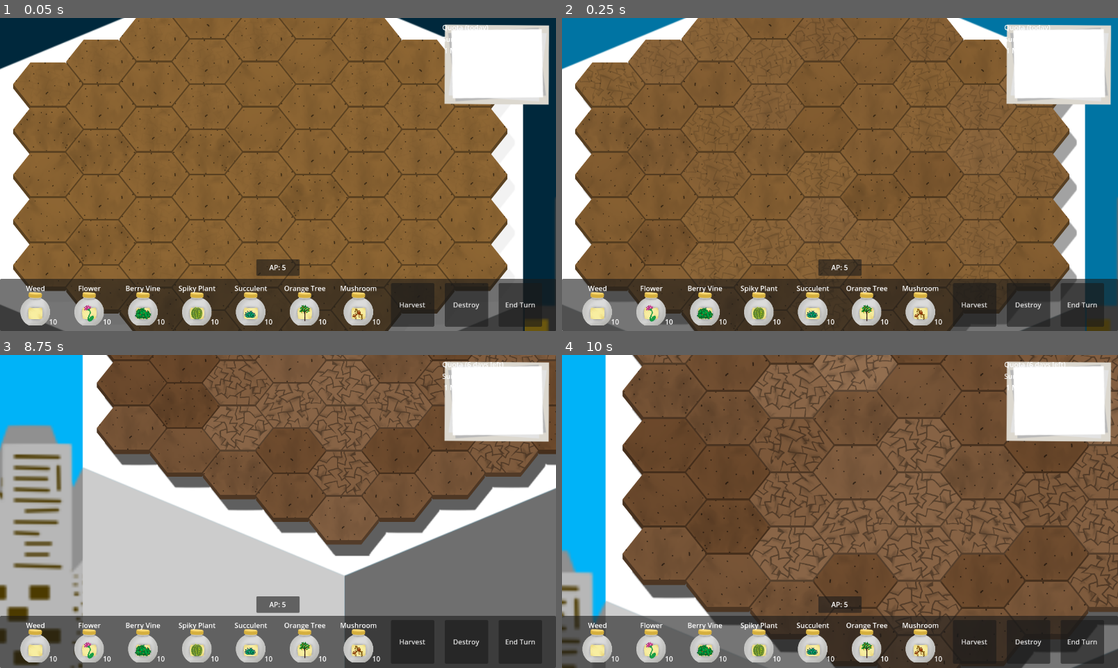
Above: before the commit, frames 1-4 (two rows, left to right).
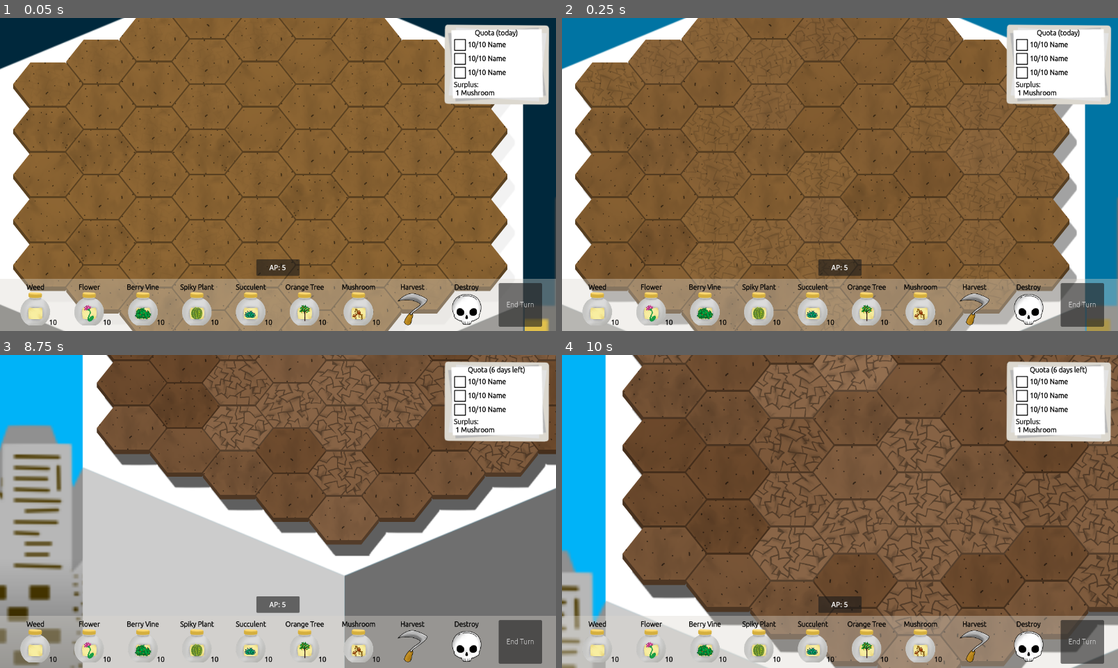
Above: after the commit, the same moments.

Repository: CiaranWoodward/LD54
Game: Godot game, scene res://Level.tscn
Two runs of this game, one before a commit and one after it. Both use one fixed random seed, a clock stepped at 60 frames per second and the inputs below. The engine's default icon, where the game draws it, is replaced by a stand-in: a white triangle on a blue panel in a dark square.
Inputs (mouse positions are in pixels of both pictures, inside the frame that each line leads up to):
- Up to frame 1 (0.05 s): no input
- Up to frame 2 (0.25 s): no input
- Up to frame 3 (8.75 s): click (33, 642) at 0.52 s; click (411, 642) at 1.25 s, where only the run before the commit has a clickable "Harvest"; click (467, 642) at 2 s, where only the run before the commit has a clickable "Destroy"; click "End Turn" at 2.75 s; move the mouse to (400, 495) at 3.52 s; hold Right (ui_right) 3.53-4.25 s; click (400, 495) at 3.6 s; drag from (166, 527) to (250, 574) at 4.27 s; move the mouse to (333, 442) at 5.02 s; hold Right (ui_right) 5.03-5.75 s; hold Mouse wheel up (zoom_out) 5.03-5.75 s; tap Enter at 5.75, 8 s; drag from (250, 574) to (111, 464) at 5.77 s; tap Space at 6.5 s; move the mouse to (444, 558) at 6.52 s; hold Left (ui_left) 6.53-7.25 s; hold Mouse wheel down (zoom_in) 6.53-7.25 s; drag from (111, 464) to (194, 433) at 7.27 s; move the mouse to (305, 511) at 8.02 s; hold Down (ui_down) from 8.03 s (still down); click (305, 511) at 8.1 s
- Up to frame 4 (10 s): release Down (ui_down) at 8.75 s; drag from (756, 433) to (728, 527) at 8.77 s; tap Space at 9.5 s; move the mouse to (962, 495) at 9.52 s; hold Up (ui_up) from 9.53 s (still down); hold Mouse wheel up (zoom_out) from 9.53 s (still down)

The runs differ from the first frame. In frame 1, 14% of the frame differs, in the area x 0-100%, y 2-100%; in frame 2, 14%; in frame 3, 15%; in frame 4, 14%.

Commit message:
added ui icons and started hotbar work

Diff:
--- a/Level.tscn
+++ b/Level.tscn
@@ -31,8 +31,19 @@
 }
 point_count = 11
 
+[sub_resource type="Gradient" id="Gradient_36jqf"]
+colors = PackedColorArray(0.800491, 0.800491, 0.800491, 0.454902, 0.784314, 0.784314, 0.784314, 0.741176)
+
 [sub_resource type="Gradient" id="Gradient_70mnh"]
-colors = PackedColorArray(1, 1, 1, 0.894118, 0.783523, 0.783523, 0.783523, 0.937255)
+colors = PackedColorArray(1, 1, 1, 0.333333, 0.784314, 0.784314, 0.784314, 0.741176)
+
+[sub_resource type="Gradient" id="Gradient_4j52l"]
+offsets = PackedFloat32Array(0.345455, 1)
+colors = PackedColorArray(0, 0, 0, 1, 0, 0, 0, 0)
+
+[sub_resource type="GradientTexture2D" id="GradientTexture2D_5mf5x"]
+gradient = SubResource("Gradient_4j52l")
+fill_from = Vector2(1, 1)
 
 [sub_resource type="TileSetAtlasSource" id="TileSetAtlasSource_golho"]
 texture = ExtResource("1_k5ldj")
@@ -423,32 +434,51 @@
 texture = ExtResource("4_m4jxg")
 
 [node name="Clouds" type="CPUParticles2D" parent="Sky"]
-position = Vector2(0, 530)
-lifetime = 22.0
+position = Vector2(760, 530)
+lifetime = 60.0
+preprocess = 10.0
 texture = ExtResource("5_jlk0o")
 emission_shape = 3
 emission_rect_extents = Vector2(1, 500)
 spread = 0.0
 gravity = Vector2(0, 0)
-initial_velocity_min = 200.0
-initial_velocity_max = 400.0
+initial_velocity_min = 50.0
+initial_velocity_max = 200.0
 scale_amount_min = 0.8
-scale_amount_max = 2.0
-color_initial_ramp = SubResource("Gradient_70mnh")
+scale_amount_max = 1.5
+color_initial_ramp = SubResource("Gradient_36jqf")
 
 [node name="Clouds2" type="CPUParticles2D" parent="Sky"]
-position = Vector2(0, 803)
-lifetime = 22.0
+position = Vector2(760, 803)
+amount = 4
+lifetime = 60.0
+preprocess = 10.0
 texture = ExtResource("6_0eb5p")
 emission_shape = 3
 emission_rect_extents = Vector2(1, 500)
 spread = 0.0
 gravity = Vector2(0, 0)
-initial_velocity_min = 200.0
-initial_velocity_max = 400.0
+initial_velocity_min = 50.0
+initial_velocity_max = 200.0
 scale_amount_min = 0.8
 scale_amount_max = 2.0
 color_initial_ramp = SubResource("Gradient_70mnh")
+
+[node name="TextureRect" type="TextureRect" parent="Sky"]
+z_index = 6
+custom_minimum_size = Vector2(6000, 1000)
+layout_mode = 1
+anchors_preset = 7
+anchor_left = 0.5
+anchor_top = 1.0
+anchor_right = 0.5
+anchor_bottom = 1.0
+offset_left = -20.0
+offset_top = -40.0
+offset_right = 20.0
+grow_horizontal = 2
+grow_vertical = 0
+texture = SubResource("GradientTexture2D_5mf5x")
 
 [node name="Pillar" type="Node2D" parent="."]
 z_index = -20
--- a/UI/HUD.tscn
+++ b/UI/HUD.tscn
@@ -10,11 +10,13 @@
 [ext_resource type="Script" path="res://UI/Quotas.gd" id="8_dhiuq"]
 [ext_resource type="Script" path="res://UI/Title.gd" id="8_v41g0"]
 [ext_resource type="Texture2D" uid="uid://d4ft2n5exr3f4" path="res://Graphics/Background/Quota0000.png" id="10_xmqyb"]
+[ext_resource type="PackedScene" uid="uid://d3fk3e8hi32jv" path="res://UI/quota_item.tscn" id="11_40ugx"]
 
 [node name="HUD" type="CanvasLayer"]
 script = ExtResource("1_xlc34")
 
 [node name="ActionPanel" type="PanelContainer" parent="."]
+self_modulate = Color(0.858824, 0.843137, 0.807843, 0.368627)
 anchors_preset = 12
 anchor_top = 1.0
 anchor_right = 1.0
@@ -95,6 +97,7 @@
 offset_bottom = 208.0
 grow_horizontal = 0
 size_flags_vertical = 0
+theme = ExtResource("1_bdcb7")
 
 [node name="NinePatchRect" type="NinePatchRect" parent="PanelContainer"]
 layout_mode = 2
@@ -105,12 +108,34 @@
 patch_margin_right = 27
 patch_margin_bottom = 30
 
-[node name="Quotas" type="VBoxContainer" parent="PanelContainer"]
+[node name="MarginContainer" type="MarginContainer" parent="PanelContainer/NinePatchRect"]
+layout_mode = 1
+anchors_preset = 15
+anchor_right = 1.0
+anchor_bottom = 1.0
+offset_left = 27.0
+offset_top = 21.0
+offset_right = -28.0
+offset_bottom = -33.0
+grow_horizontal = 2
+grow_vertical = 2
+
+[node name="Quotas" type="VBoxContainer" parent="PanelContainer/NinePatchRect/MarginContainer"]
 layout_mode = 2
 script = ExtResource("8_dhiuq")
 
-[node name="Title" type="Label" parent="PanelContainer/Quotas"]
+[node name="Title" type="Label" parent="PanelContainer/NinePatchRect/MarginContainer/Quotas"]
 layout_mode = 2
 size_flags_vertical = 0
 text = "Quota (placeholder)"
+horizontal_alignment = 1
 script = ExtResource("8_v41g0")
+
+[node name="QuotaItem" parent="PanelContainer/NinePatchRect/MarginContainer/Quotas" instance=ExtResource("11_40ugx")]
+layout_mode = 2
+
+[node name="QuotaItem2" parent="PanelContainer/NinePatchRect/MarginContainer/Quotas" instance=ExtResource("11_40ugx")]
+layout_mode = 2
+
+[node name="QuotaItem3" parent="PanelContainer/NinePatchRect/MarginContainer/Quotas" instance=ExtResource("11_40ugx")]
+layout_mode = 2
--- a/UI/UI_Theme.tres
+++ b/UI/UI_Theme.tres
@@ -1,11 +1,29 @@
-[gd_resource type="Theme" load_steps=3 format=3 uid="uid://cvly3s1h4xk6r"]
+[gd_resource type="Theme" load_steps=5 format=3 uid="uid://cvly3s1h4xk6r"]
+
+[ext_resource type="FontFile" uid="uid://biop3j758m626" path="res://UI/Fonts/Ubuntu-Light.ttf" id="1_ldo4u"]
 
 [sub_resource type="StyleBoxEmpty" id="StyleBoxEmpty_4uf24"]
 
 [sub_resource type="StyleBoxFlat" id="StyleBoxFlat_36w7s"]
 bg_color = Color(0.52549, 0.541176, 0.992157, 1)
 
+[sub_resource type="StyleBoxFlat" id="StyleBoxFlat_8aq15"]
+bg_color = Color(1, 1, 1, 1)
+
 [resource]
+default_font = ExtResource("1_ldo4u")
 Button/constants/h_separation = 12
 Button/styles/focus = SubResource("StyleBoxEmpty_4uf24")
 Button/styles/hover = SubResource("StyleBoxFlat_36w7s")
+Label/colors/font_color = Color(0, 0, 0, 1)
+Label/colors/font_outline_color = Color(0, 0, 0, 1)
+Label/colors/font_shadow_color = Color(0, 0, 0, 1)
+Label/constants/line_spacing = 0
+Label/constants/outline_size = 1
+Label/constants/shadow_offset_x = 0
+Label/constants/shadow_offset_y = 0
+Label/constants/shadow_outline_size = 0
+Label/font_sizes/font_size = 16
+Label/fonts/font = ExtResource("1_ldo4u")
+Label/styles/normal = null
+PanelContainer/styles/panel = SubResource("StyleBoxFlat_8aq15")
--- a/UI/checkbox.tscn
+++ b/UI/checkbox.tscn
@@ -1,4 +1,93 @@
-[gd_scene format=3 uid="uid://dj6pwf4pbg3ar"]
+[gd_scene load_steps=16 format=3 uid="uid://dj6pwf4pbg3ar"]
+
+[ext_resource type="Texture2D" uid="uid://bjufao3kl0xpj" path="res://Graphics/Icons/Tick0000.png" id="1_bnpe6"]
+[ext_resource type="Texture2D" uid="uid://oi66d81nyxpu" path="res://Graphics/Icons/Tick0001.png" id="2_3tlxw"]
+[ext_resource type="Texture2D" uid="uid://c7ldv8hfrcdf8" path="res://Graphics/Icons/Tick0002.png" id="3_u8fw4"]
+[ext_resource type="Texture2D" uid="uid://pxaobfwl63xp" path="res://Graphics/Icons/Tick0003.png" id="4_jhm37"]
+[ext_resource type="Texture2D" uid="uid://buejconpfk8ti" path="res://Graphics/Icons/Tick0004.png" id="5_cph8k"]
+[ext_resource type="Texture2D" uid="uid://bqntquc0x3a2v" path="res://Graphics/Icons/Tick0005.png" id="6_e27hs"]
+[ext_resource type="Texture2D" uid="uid://bmvn81vvf68of" path="res://Graphics/Icons/Tick0006.png" id="7_let8e"]
+[ext_resource type="Texture2D" uid="uid://dbhc5mtfjt2hr" path="res://Graphics/Icons/Tick0007.png" id="8_cun66"]
+[ext_resource type="Texture2D" uid="uid://dbc0ethx1ibfe" path="res://Graphics/Icons/Tick0008.png" id="9_k2x73"]
+[ext_resource type="Texture2D" uid="uid://cu10sgcou52hn" path="res://Graphics/Icons/Tick0009.png" id="10_853ld"]
+[ext_resource type="Texture2D" uid="uid://dru0ei3qa6xiy" path="res://Graphics/Icons/Tick0010.png" id="11_7fehk"]
+
+[sub_resource type="SpriteFrames" id="SpriteFrames_jpbtj"]
+animations = [{
+"frames": [{
+"duration": 1.0,
+"texture": ExtResource("1_bnpe6")
+}, {
+"duration": 1.0,
+"texture": ExtResource("2_3tlxw")
+}, {
+"duration": 1.0,
+"texture": ExtResource("3_u8fw4")
+}, {
+"duration": 1.0,
+"texture": ExtResource("4_jhm37")
+}, {
+"duration": 1.0,
+"texture": ExtResource("5_cph8k")
+}, {
+"duration": 1.0,
+"texture": ExtResource("6_e27hs")
+}, {
+"duration": 1.0,
+"texture": ExtResource("7_let8e")
+}, {
+"duration": 1.0,
+"texture": ExtResource("8_cun66")
+}, {
+"duration": 1.0,
+"texture": ExtResource("9_k2x73")
+}, {
+"duration": 1.0,
+"texture": ExtResource("10_853ld")
+}, {
+"duration": 1.0,
+"texture": ExtResource("11_7fehk")
+}],
+"loop": true,
+"name": &"default",
+"speed": 5.0
+}]
+
+[sub_resource type="Animation" id="Animation_tx1pl"]
+resource_name = "Tick"
+tracks/0/type = "value"
+tracks/0/imported = false
+tracks/0/enabled = true
+tracks/0/path = NodePath("Tickbox:frame")
+tracks/0/interp = 1
+tracks/0/loop_wrap = true
+tracks/0/keys = {
+"times": PackedFloat32Array(0, 0.1, 0.2, 0.3, 0.4, 0.5, 0.6, 0.7, 0.8, 0.9, 1),
+"transitions": PackedFloat32Array(1, 1, 1, 1, 1, 1, 1, 1, 1, 1, 1),
+"update": 1,
+"values": [0, 1, 2, 3, 4, 5, 6, 7, 8, 9, 10]
+}
+
+[sub_resource type="Animation" id="Animation_0p6r4"]
+length = 0.001
+tracks/0/type = "value"
+tracks/0/imported = false
+tracks/0/enabled = true
+tracks/0/path = NodePath("Tickbox:frame")
+tracks/0/interp = 1
+tracks/0/loop_wrap = true
+tracks/0/keys = {
+"times": PackedFloat32Array(0),
+"transitions": PackedFloat32Array(1),
+"update": 1,
+"values": [0]
+}
+
+[sub_resource type="AnimationLibrary" id="AnimationLibrary_1c67k"]
+_data = {
+"RESET": SubResource("Animation_0p6r4"),
+"Tick": SubResource("Animation_tx1pl")
+}
 
 [node name="Checkbox" type="TextureRect"]
 custom_minimum_size = Vector2(23, 23)
@@ -9,3 +98,14 @@
 offset_bottom = 0.32
 grow_horizontal = 2
 grow_vertical = 2
+
+[node name="Tickbox" type="AnimatedSprite2D" parent="."]
+position = Vector2(14, 14)
+scale = Vector2(0.5, 0.5)
+sprite_frames = SubResource("SpriteFrames_jpbtj")
+
+[node name="Tick" type="AnimationPlayer" parent="."]
+speed_scale = 5.0
+libraries = {
+"": SubResource("AnimationLibrary_1c67k")
+}
--- a/UI/destroy_button.tscn
+++ b/UI/destroy_button.tscn
@@ -1,24 +1,39 @@
-[gd_scene load_steps=3 format=3 uid="uid://0qqdaelxnqdg"]
+[gd_scene load_steps=7 format=3 uid="uid://0qqdaelxnqdg"]
 
+[ext_resource type="Theme" uid="uid://cvly3s1h4xk6r" path="res://UI/UI_Theme.tres" id="1_708o3"]
 [ext_resource type="ButtonGroup" uid="uid://d1hcomes8o235" path="res://UI/ActionButtonGroup.tres" id="1_adt00"]
 [ext_resource type="Script" path="res://UI/action_button.gd" id="1_g550u"]
+[ext_resource type="Texture2D" uid="uid://bfnv2nttw26gl" path="res://Graphics/Icons/Destroy0000.png" id="3_h371e"]
+[ext_resource type="Texture2D" uid="uid://bkcate8hgkubd" path="res://Graphics/Icons/DestroyRed0000.png" id="4_gim8p"]
+[ext_resource type="Texture2D" uid="uid://d10tvdyo15dmt" path="res://Graphics/Icons/DestroyBlack0000.png" id="5_b3m6n"]
 
 [node name="DestroyButton" type="MarginContainer"]
-anchors_preset = 15
-anchor_right = 1.0
-anchor_bottom = 1.0
-grow_horizontal = 2
-grow_vertical = 2
+custom_minimum_size = Vector2(120, 120)
+offset_right = 120.0
+offset_bottom = 70.0
+theme = ExtResource("1_708o3")
 theme_override_constants/margin_left = 10
 theme_override_constants/margin_top = 10
 theme_override_constants/margin_right = 10
 theme_override_constants/margin_bottom = 10
 script = ExtResource("1_g550u")
 
-[node name="Button" type="Button" parent="."]
+[node name="Button" type="TextureButton" parent="."]
 custom_minimum_size = Vector2(100, 50)
 layout_mode = 2
 tooltip_text = "Destroy the plant, removing it from the farm."
 toggle_mode = true
 button_group = ExtResource("1_adt00")
-text = "Destroy"
+texture_normal = ExtResource("3_h371e")
+texture_pressed = ExtResource("4_gim8p")
+texture_hover = ExtResource("5_b3m6n")
+ignore_texture_size = true
+stretch_mode = 4
+
+[node name="Label" type="Label" parent="."]
+layout_mode = 2
+size_flags_horizontal = 4
+size_flags_vertical = 0
+text = "Destroy
+"
+horizontal_alignment = 1
--- a/UI/harvest_button.tscn
+++ b/UI/harvest_button.tscn
@@ -1,14 +1,17 @@
-[gd_scene load_steps=3 format=3 uid="uid://dxvpigtmbhrv2"]
+[gd_scene load_steps=7 format=3 uid="uid://dxvpigtmbhrv2"]
 
 [ext_resource type="Script" path="res://UI/action_button.gd" id="1_1nl4f"]
+[ext_resource type="Theme" uid="uid://cvly3s1h4xk6r" path="res://UI/UI_Theme.tres" id="1_24f5p"]
 [ext_resource type="ButtonGroup" uid="uid://d1hcomes8o235" path="res://UI/ActionButtonGroup.tres" id="1_slhqa"]
+[ext_resource type="Texture2D" uid="uid://dfmffsktx788q" path="res://Graphics/Icons/Harvest0000.png" id="4_u65s2"]
+[ext_resource type="Texture2D" uid="uid://dlwoqvttdl5o7" path="res://Graphics/Icons/HarvestRed0000.png" id="5_gkux3"]
+[ext_resource type="Texture2D" uid="uid://c5ryapesx1r5n" path="res://Graphics/Icons/HarvestBlack0000.png" id="6_ptmmr"]
 
 [node name="HarvestButton" type="MarginContainer"]
-anchors_preset = 15
-anchor_right = 1.0
-anchor_bottom = 1.0
-grow_horizontal = 2
-grow_vertical = 2
+custom_minimum_size = Vector2(120, 120)
+offset_right = 120.0
+offset_bottom = 120.0
+theme = ExtResource("1_24f5p")
 theme_override_constants/margin_left = 10
 theme_override_constants/margin_top = 10
 theme_override_constants/margin_right = 10
@@ -16,10 +19,21 @@
 script = ExtResource("1_1nl4f")
 action_type = 1
 
-[node name="Button" type="Button" parent="."]
+[node name="Button" type="TextureButton" parent="."]
 custom_minimum_size = Vector2(100, 50)
 layout_mode = 2
 tooltip_text = "Harvest the plant (some plants can only be harvested once)"
 toggle_mode = true
 button_group = ExtResource("1_slhqa")
-text = "Harvest"
+texture_normal = ExtResource("4_u65s2")
+texture_pressed = ExtResource("5_gkux3")
+texture_hover = ExtResource("6_ptmmr")
+ignore_texture_size = true
+stretch_mode = 4
+
+[node name="Label" type="Label" parent="."]
+layout_mode = 2
+size_flags_vertical = 0
+text = "Harvest
+"
+horizontal_alignment = 1
--- a/UI/plant_button.tscn
+++ b/UI/plant_button.tscn
@@ -1,12 +1,13 @@
-[gd_scene load_steps=13 format=3 uid="uid://ivh3v87hka2i"]
+[gd_scene load_steps=14 format=3 uid="uid://ivh3v87hka2i"]
 
 [ext_resource type="ButtonGroup" uid="uid://d1hcomes8o235" path="res://UI/ActionButtonGroup.tres" id="1_13m46"]
 [ext_resource type="Script" path="res://UI/plant_button.gd" id="1_bqnd4"]
-[ext_resource type="Texture2D" uid="uid://bbebnlpbj1o77" path="res://Graphics/Background/AJar0000.png" id="5_m23gh"]
-[ext_resource type="Texture2D" uid="uid://cyfwmp2y7utxe" path="res://Graphics/Background/AGreyJar0000.png" id="6_diu4w"]
+[ext_resource type="Theme" uid="uid://cvly3s1h4xk6r" path="res://UI/UI_Theme.tres" id="1_ruwnh"]
+[ext_resource type="Texture2D" uid="uid://b8puxmc5weejp" path="res://Graphics/Icons/AJar0000.png" id="4_f00t6"]
+[ext_resource type="Texture2D" uid="uid://bru2sep84yylw" path="res://Graphics/Icons/OpenJar0000.png" id="5_rmpxm"]
 [ext_resource type="Texture2D" uid="uid://du50r5ps5k2il" path="res://Graphics/Icons/Flower0000.png" id="6_fbtnv"]
-[ext_resource type="Texture2D" uid="uid://dj6s3wwu8lk1s" path="res://Graphics/Background/OpenJar0000.png" id="6_vtorv"]
-[ext_resource type="Texture2D" uid="uid://brk133p7qgyc" path="res://Graphics/Background/AjarJar0000.png" id="7_2jmdk"]
+[ext_resource type="Texture2D" uid="uid://chui62fo7jeaq" path="res://Graphics/Icons/AjarJar0000.png" id="6_ohomn"]
+[ext_resource type="Texture2D" uid="uid://l1gxp0e4vkyc" path="res://Graphics/Icons/AGreyJar0000.png" id="7_0kvoa"]
 [ext_resource type="Texture2D" uid="uid://b1ea3b82nsw37" path="res://Graphics/Icons/SpikyPlant0000.png" id="7_lkrqo"]
 [ext_resource type="Texture2D" uid="uid://bbeobjnto24k8" path="res://Graphics/Icons/BerryVine0000.png" id="7_ridv6"]
 [ext_resource type="Texture2D" uid="uid://c4v3h76qrgj06" path="res://Graphics/Icons/Succulent0000.png" id="8_grsws"]
@@ -19,6 +20,7 @@
 offset_bottom = -0.104034
 size_flags_horizontal = 6
 size_flags_vertical = 6
+theme = ExtResource("1_ruwnh")
 theme_override_constants/margin_left = 10
 theme_override_constants/margin_top = 10
 theme_override_constants/margin_right = 10
@@ -31,10 +33,10 @@
 layout_mode = 2
 toggle_mode = true
 button_group = ExtResource("1_13m46")
-texture_normal = ExtResource("5_m23gh")
-texture_pressed = ExtResource("6_vtorv")
-texture_hover = ExtResource("7_2jmdk")
-texture_disabled = ExtResource("6_diu4w")
+texture_normal = ExtResource("4_f00t6")
+texture_pressed = ExtResource("5_rmpxm")
+texture_hover = ExtResource("6_ohomn")
+texture_disabled = ExtResource("7_0kvoa")
 ignore_texture_size = true
 stretch_mode = 4
 
--- a/UI/quota_item.tscn
+++ b/UI/quota_item.tscn
@@ -1,6 +1,7 @@
-[gd_scene load_steps=3 format=3 uid="uid://d3fk3e8hi32jv"]
+[gd_scene load_steps=4 format=3 uid="uid://d3fk3e8hi32jv"]
 
 [ext_resource type="Script" path="res://QuotaItem.gd" id="1_w5qop"]
+[ext_resource type="Theme" uid="uid://cvly3s1h4xk6r" path="res://UI/UI_Theme.tres" id="1_yrvfc"]
 [ext_resource type="PackedScene" uid="uid://dj6pwf4pbg3ar" path="res://UI/checkbox.tscn" id="2_em8v2"]
 
 [node name="QuotaItem" type="HBoxContainer"]
@@ -11,13 +12,17 @@
 offset_bottom = 0.079998
 grow_horizontal = 2
 grow_vertical = 2
+theme = ExtResource("1_yrvfc")
 script = ExtResource("1_w5qop")
 
 [node name="Checkbox" parent="." instance=ExtResource("2_em8v2")]
+custom_minimum_size = Vector2(28, 28)
 layout_mode = 2
 
 [node name="Count" type="Label" parent="."]
 layout_mode = 2
+text = "10/10"
 
 [node name="Name" type="Label" parent="."]
 layout_mode = 2
+text = "Name"
Binary file changed: Graphics/Background/Quota0000.png
Binary file added: Graphics/Icons/AGreyJar0000.png
Not shown, added: Graphics/Icons/AGreyJar0000.png.import
Binary file added: Graphics/Icons/AJar0000.png
Not shown, added: Graphics/Icons/AJar0000.png.import
Binary file added: Graphics/Icons/AjarJar0000.png
Not shown, added: Graphics/Icons/AjarJar0000.png.import
Binary file added: Graphics/Icons/Destroy0000.png
Not shown, added: Graphics/Icons/Destroy0000.png.import
Binary file added: Graphics/Icons/DestroyBlack0000.png
Not shown, added: Graphics/Icons/DestroyBlack0000.png.import
Binary file added: Graphics/Icons/DestroyDarker0000.png
(and 53 more such lines)
